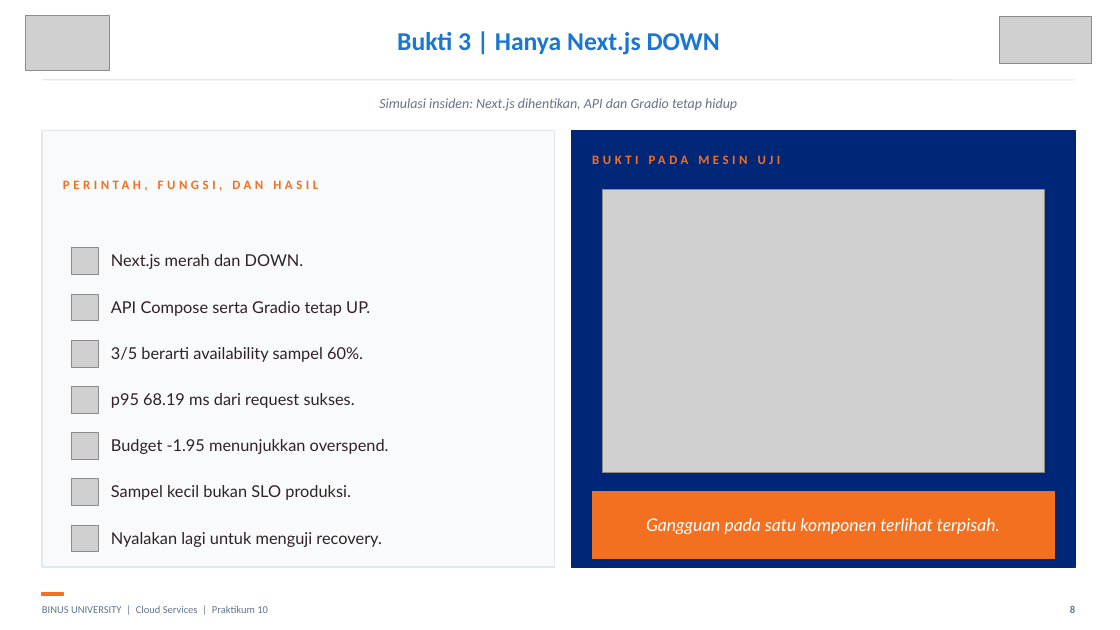
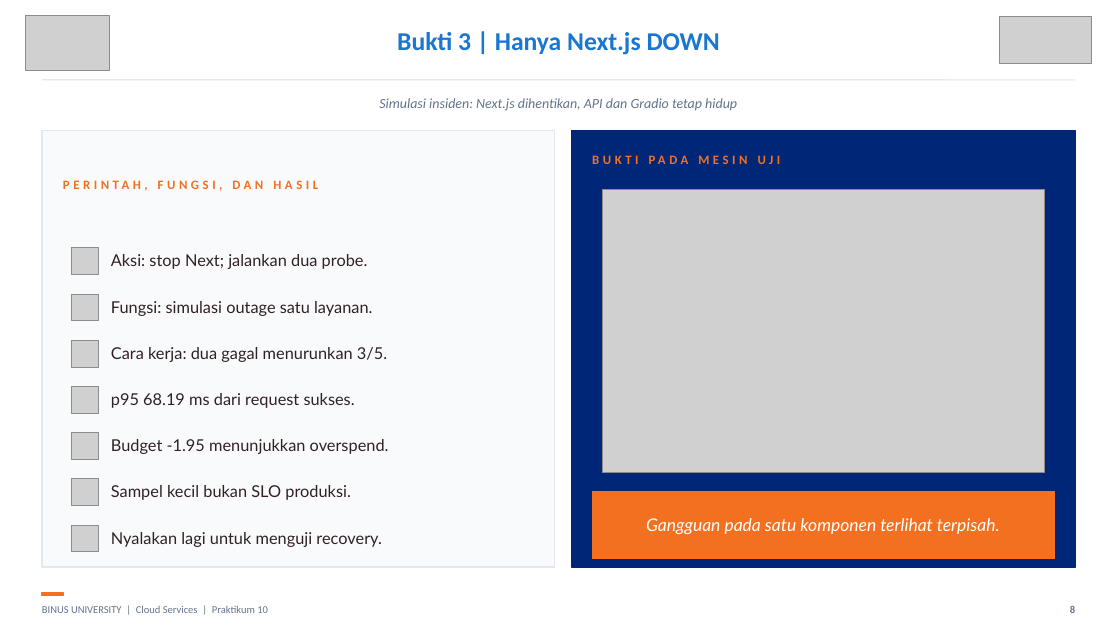
Before and after one commit to SeedFlora/meet10CloudService, a slide deck: slide 8 of slides/LAB10_Monitoring_Status_Bukti_Live.pptx. Drawn at 1120x630 pixels with LibreOffice and Linux fonts; fonts in the diff are those of the drawing; grey boxes stand for pictures. Boxes give left, top, right and bottom in pixels: in the first picture for what was removed or moved away, otherwise in the second. Text is boxed around its words. In the diff, an @@ line names an element or a change of style, - is before the commit and + after.

```diff
--- a/slides/LAB10_Monitoring_Status_Bukti_Live.pptx
+++ b/slides/LAB10_Monitoring_Status_Bukti_Live.pptx
@@ text at <box>111,254,368,269</box>: text changed @@
-Next.js merah dan DOWN.
+Aksi: stop Next; jalankan dua probe.
@@ text at <box>111,301,372,316</box>: text changed @@
-API Compose serta Gradio tetap UP.
+Fungsi: simulasi outage satu layanan.
@@ text at <box>111,347,387,362</box>: text changed @@
-3/5 berarti availability sampel 60%.
+Cara kerja: dua gagal menurunkan 3/5.
```
Also in this commit, not shown: 4 other slides changed.
